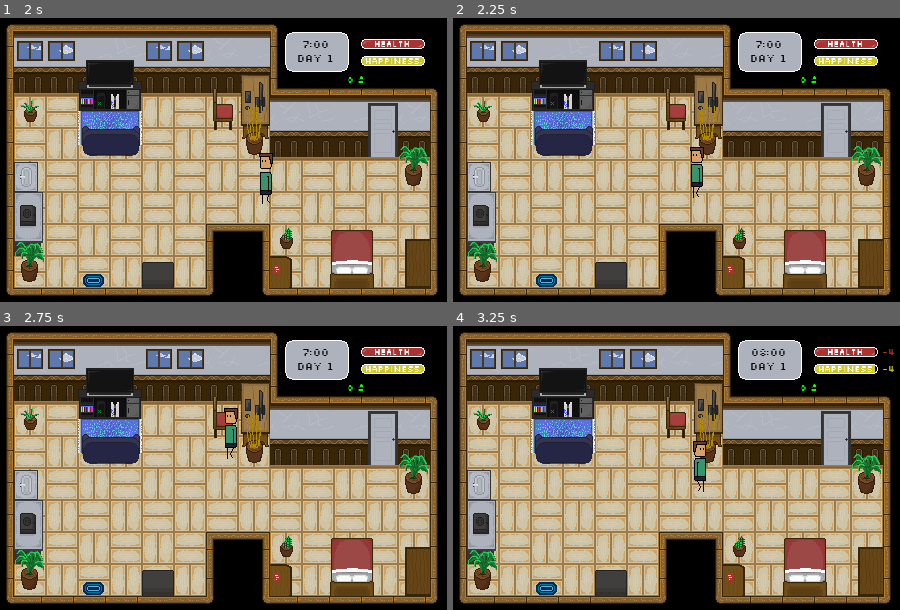
Above: before the commit, frames 1-4 (two rows, left to right).
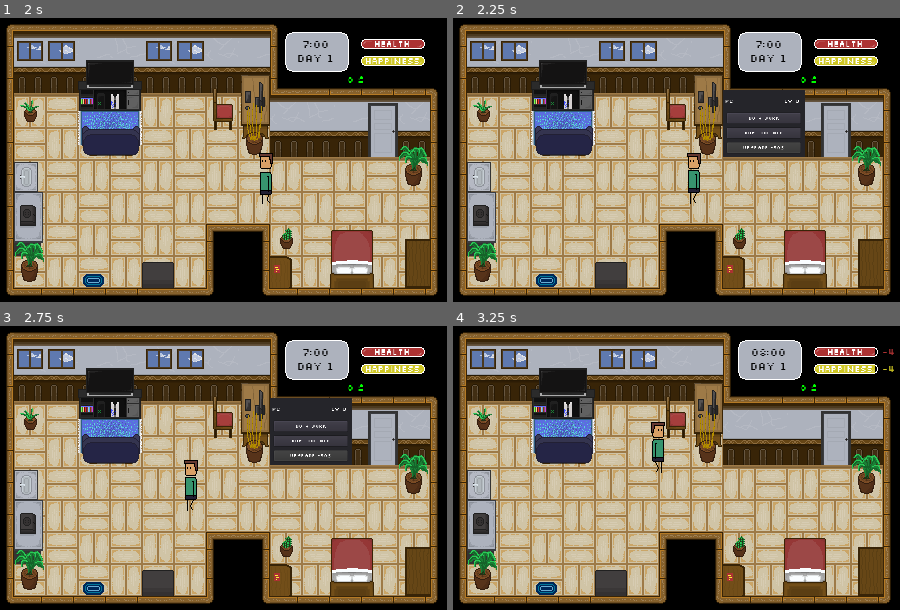
Above: after the commit, the same moments.

Repository: sun-wise-man/work-from-home
Game: Godot game, scene res://scenes/main.tscn
Two runs of this game, one before a commit and one after it. Both use one fixed random seed, a clock stepped at 60 frames per second and the inputs below.
Inputs (mouse positions are in pixels of both pictures, inside the frame that each line leads up to):
- Up to frame 1 (2 s): move the mouse to (326, 142) at 0.52 s; click (326, 142) at 0.67 s; move the mouse to (125, 177) at 1.27 s; click (125, 177) at 1.42 s
- Up to frame 2 (2.25 s): move the mouse to (721, 89) at 2.02 s; click (721, 89) at 2.17 s
- Up to frame 3 (2.75 s): no input
- Up to frame 4 (3.25 s): click (765, 425) at 2.75 s, where only the run after the commit has a clickable "Do a work"

Frame 1 is identical in both runs. In frame 2, 4.7% of the frame differs, in the area x 52-79%, y 25-66%; in frame 3, 5.1%, in the area x 41-79%, y 25-66%; in frame 4, 0.8%.

Commit message:
Test Export
Test export to HTML5

Diff:
--- a/scenes/main.tscn
+++ b/scenes/main.tscn
@@ -986,7 +986,6 @@
 animation = "idle"
 
 [node name="CollisionShape2D" type="CollisionShape2D" parent="Player"]
-visible = false
 shape = SubResource( 12 )
 
 [node name="Objects" type="Node2D" parent="."]
@@ -1003,7 +1002,6 @@
 object_cost_increase = 50
 
 [node name="Area2D" type="Area2D" parent="Objects/Bed"]
-visible = false
 
 [node name="CollisionShape2D" type="CollisionShape2D" parent="Objects/Bed/Area2D"]
 position = Vector2( 0.668182, 2.89545 )
@@ -1022,7 +1020,6 @@
 object_cost_increase = 50
 
 [node name="Area2D" type="Area2D" parent="Objects/Stove"]
-visible = false
 
 [node name="CollisionShape2D" type="CollisionShape2D" parent="Objects/Stove/Area2D"]
 position = Vector2( -16, -7 )
@@ -1041,7 +1038,6 @@
 object_cost_increase = 50
 
 [node name="Area2D" type="Area2D" parent="Objects/Console"]
-visible = false
 
 [node name="CollisionShape2D" type="CollisionShape2D" parent="Objects/Console/Area2D"]
 position = Vector2( -0.117584, 6.17884 )
@@ -1060,7 +1056,6 @@
 object_cost_increase = 50
 
 [node name="Area2D" type="Area2D" parent="Objects/PC"]
-visible = false
 
 [node name="CollisionShape2D" type="CollisionShape2D" parent="Objects/PC/Area2D"]
 position = Vector2( 16.0831, -7.09615 )
@@ -1079,7 +1074,6 @@
 object_cost_increase = 50
 
 [node name="Area2D" type="Area2D" parent="Objects/Bathroom"]
-visible = false
 
 [node name="CollisionShape2D" type="CollisionShape2D" parent="Objects/Bathroom/Area2D"]
 position = Vector2( 0, 4 )
Not shown, changed: export_presets.cfg
Not shown, added: Export/favicon.png
Not shown, added: Export/index.html
Not shown, added: Export/index.js
Not shown, added: Export/index.pck
Not shown, added: Export/index.png
Not shown, added: Export/index.wasm
Not shown, added: Export/work-from-home_alpha-2.zip
